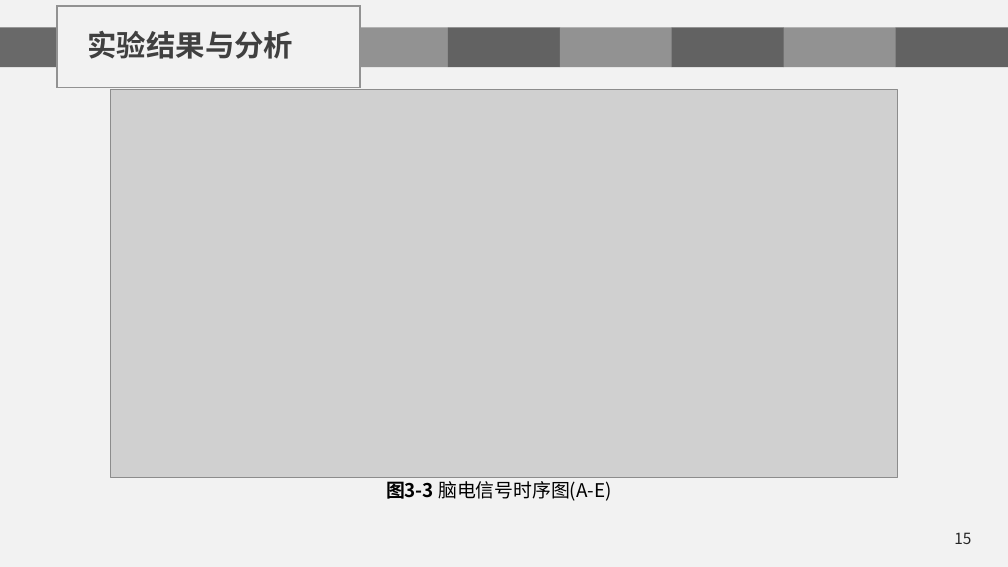
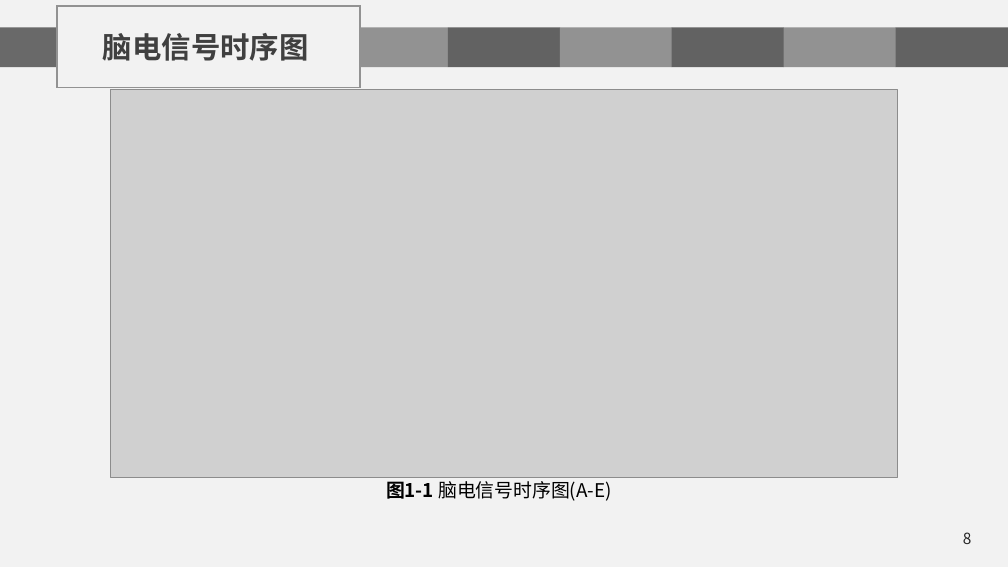
Before and after one commit to chenshuaihua/Graduate, a slide deck: slide 8 of 毕设文件/陈帅华-2016014016-自实1601-中期答辩.pptx (slide 15 before the commit). Drawn at 1008x567 pixels with LibreOffice and Linux fonts; fonts in the diff are those of the drawing; grey boxes stand for pictures; background and template pictures are left out. Boxes give left, top, right and bottom in pixels: in the first picture for what was removed or moved away, otherwise in the second. Text is boxed around its words. In the diff, an @@ line names an element or a change of style, - is before the commit and + after.

```diff
--- a/毕设文件/陈帅华-2016014016-自实1601-中期答辩.pptx
+++ b/毕设文件/陈帅华-2016014016-自实1601-中期答辩.pptx
@@ text at box(103, 33, 309, 61): text changed @@
-实验结果与分析
+脑电信号时序图
@@ text at box(386, 481, 611, 501): text changed @@
-图3-3 脑电信号时序图(A-E)
+图1-1 脑电信号时序图(A-E)
@@ page number at box(963, 532, 972, 544): text changed @@
-15
+8
```
Also in this commit, not shown: 24 other slides changed, 2 slides added, 24 slides removed, 1 other file.
